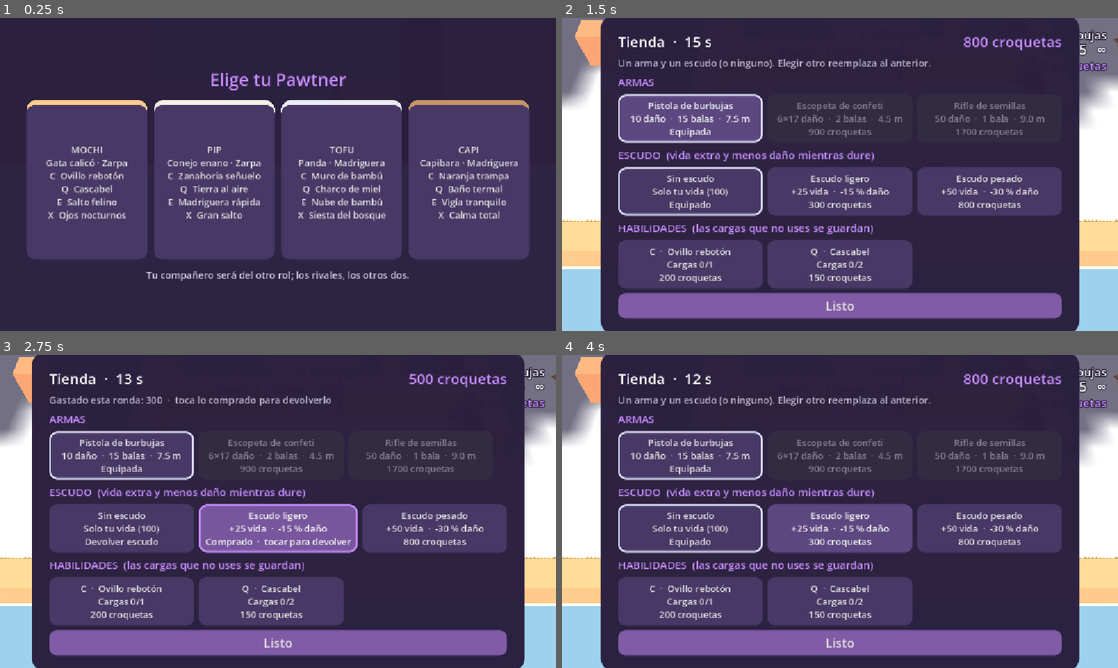
Above: before the commit, frames 1-4 (two rows, left to right).
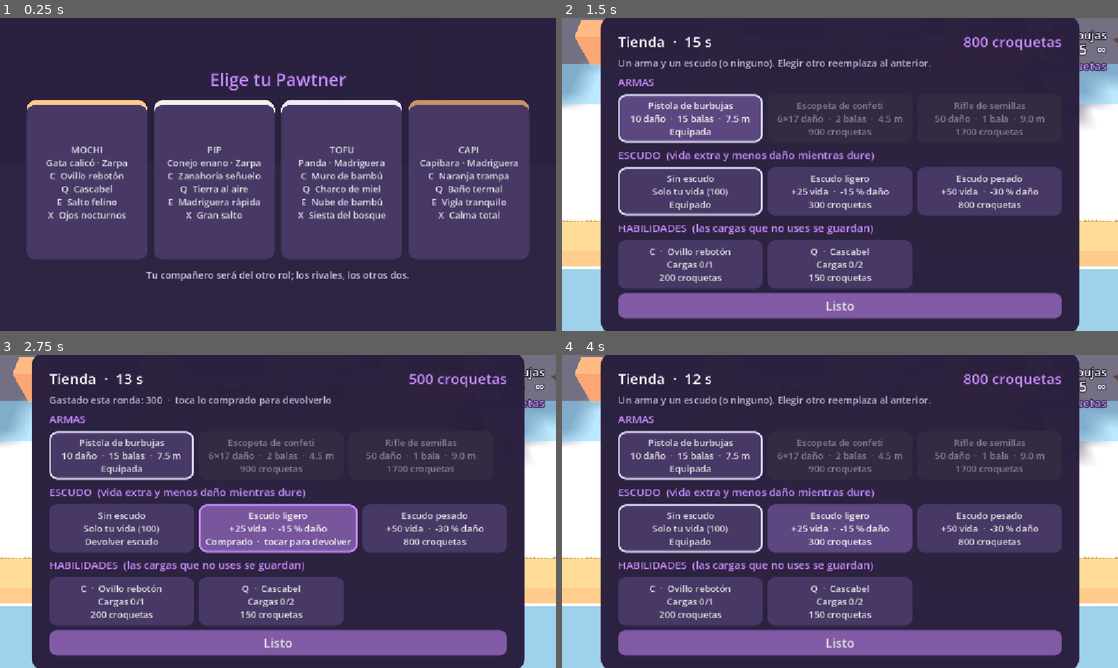
Above: after the commit, the same moments.

Repository: Yhiriend/shooter-1
Game: Godot game, scene res://maps/huerto_lunar.tscn
Same seed, same stepped clock (60 frames per second), same inputs: the game is played once before the commit and once after it.
Inputs:
- Up to frame 1 (0.25 s): no input
- Up to frame 2 (1.5 s): click "MOCHI Gata calicó · Zarpa C O…" at 0.5 s; click "Pistola de burbujas 10 daño ·…" at 1.25 s
- Up to frame 3 (2.75 s): click "Escudo ligero +25 vida · -15 …" at 2 s
- Up to frame 4 (4 s): click "Pistola de burbujas 10 daño ·…" at 2.75 s; click "Escudo ligero +25 vida · -15 …" at 3.5 s

The runs differ from the first frame. In frame 2, 1.7% of the frame differs, in the area x 0-100%, y 14-28%; in frame 3, 1.4%; in frame 4, 1.7%.

Commit message:
Barreras en la fase de compra, E de Mochi con 1 eliminación y nube de Tofu solo para rivales
- Fase de compra: cada equipo se mueve por su zona, cerrada por barreras
  translúcidas (capa BARRIER); sin disparar ni interactuar. Habilidades de
  preparación permitidas, con el objetivo limitado a la zona propia.
- Bots defensores van a su maceta y dejan trampa o vigía durante la compra.
- Salto felino de Mochi: se recupera con cada eliminación.
- Siesta del bosque (X de Tofu): el equipo de Tofu ve a través de la nube.
- Documentación actualizada.

Co-Authored-By: Claude Opus 5.5 <noreply@anthropic.com>

Diff:
--- a/abilities/ability_kit.gd
+++ b/abilities/ability_kit.gd
@@ -9,7 +9,16 @@
 
 const SLOTS: Array[String] = ["C", "Q", "E", "X"]
 ## Mochi recupera su E al conseguir este número de eliminaciones.
-const DASH_RECHARGE_KILLS := 2
+const DASH_RECHARGE_KILLS := 1
+## En la fase de compra no se puede: la definitiva, saltar o excavar por encima de la barrera,
+## ni lanzar cosas que revelan o ciegan al otro lado.
+const SETUP_BLOCKED: Array[AbilityData.Effect] = [
+	AbilityData.Effect.BURROW,
+	AbilityData.Effect.BIG_LEAP,
+	AbilityData.Effect.YARN_REVEAL,
+	AbilityData.Effect.BELL_FLASH,
+	AbilityData.Effect.NIGHT_EYES,
+]
 
 var character: CharacterData
 var charges := {"C": 0, "Q": 0, "E": 0}
@@ -79,6 +88,8 @@
 	var a := ability(slot)
 	if a == null or _pawtner == null or not _pawtner.can_act() or _pawtner.frozen:
 		return false
+	if _pawtner.setup_lock and (slot == "X" or a.effect in SETUP_BLOCKED):
+		return false
 	if slot == "X":
 		return is_ult_ready()
 	# El vigía de Capi se puede recoger aunque no queden cargas.
@@ -93,6 +104,10 @@
 		return false
 	var a := ability(slot)
 	var target := AbilityEffects.clamp_target(_pawtner, aim_point, a.cast_range)
+	var m := MatchManager.current
+	if _pawtner.setup_lock and m:
+		# Lo que se coloca en la compra se queda dentro de tu zona.
+		target = HuertoLunar.current.clamp_to_setup_zone(m.role_of(_pawtner), target)
 	var result := AbilityEffects.cast(_pawtner, a, target)
 	if result == AbilityEffects.CastResult.FAILED:
 		return false
--- a/abilities/data/tofu_big_smoke.tres
+++ b/abilities/data/tofu_big_smoke.tres
@@ -7,7 +7,7 @@
 display_name = "Siesta del bosque"
 aim_mode = 2
 slot = "X"
-description = "Nube de 8 m durante 8 s; los enemigos dentro ven a 1 m."
+description = "Nube de 8 m durante 8 s; los enemigos dentro ven a 1 m. Tu equipo ve a través."
 effect = 11
 ult_cost = 5
 cast_range = 12.0
--- a/abilities/objects/ability_zone.gd
+++ b/abilities/objects/ability_zone.gd
@@ -47,7 +47,11 @@
 			mi.position.y = radius * 0.3
 			_material.albedo_color = Color(0.85, 0.95, 0.85, 0.9) if kind == Kind.SMOKE else Color(0.82, 0.78, 0.95, 0.9)
 			if Perception.current:
-				Perception.current.add_smoke(self, global_position, radius)
+				# La Siesta del bosque solo tapa a los rivales: el equipo de Tofu ve a través.
+				var own := team if kind == Kind.BIG_SMOKE else -1
+				Perception.current.add_smoke(self, global_position, radius, own)
+				if own >= 0 and own == Perception.current.local_team:
+					_material.albedo_color.a = 0.35
 		Kind.HONEY, Kind.HEAL:
 			var disc := CylinderMesh.new()
 			disc.top_radius = radius
--- a/bots/bot_abilities.gd
+++ b/bots/bot_abilities.gd
@@ -7,6 +7,8 @@
 const THINK_INTERVAL := 0.4
 ## Pausa mínima entre dos usos de la misma ranura.
 const SLOT_COOLDOWN := 6.0
+## Lo único que preparan los bots durante la compra.
+const SETUP_EFFECTS: Array[AbilityData.Effect] = [AbilityData.Effect.ORANGE_TRAP, AbilityData.Effect.WATCHER]
 
 var _think_left := 0.0
 var _cooldowns := {}  # slot -> segundos
@@ -26,9 +28,11 @@
 		return
 	_think_left = THINK_INTERVAL
 	var m := MatchManager.current
-	if m == null or not (m.phase in [MatchManager.Phase.ACTION, MatchManager.Phase.PLANTED]):
+	if m == null or not (m.phase in [MatchManager.Phase.ACTION, MatchManager.Phase.PLANTED, MatchManager.Phase.BUY]):
 		return
 	for a in p.kit.character.abilities:
+		if p.setup_lock and not (a.effect in SETUP_EFFECTS):
+			continue
 		if _ready(p, a.slot) and _try(bot, p, a, m):
 			_cooldowns[a.slot] = SLOT_COOLDOWN
 			return  # una habilidad por decisión
--- a/bots/bot_controller.gd
+++ b/bots/bot_controller.gd
@@ -75,6 +75,9 @@
 	_clear_intent()
 	if not _pawtner.is_alive or _map == null or _pawtner.frozen:
 		return
+	if _pawtner.setup_lock:
+		_setup_phase(delta)
+		return
 
 	var enemy := _closest_visible_enemy()
 	if enemy:
@@ -105,6 +108,19 @@
 		State.OBJECTIVE:
 			_pursue_objective(delta)
 	# Las habilidades se deciden al final: pueden ajustar el movimiento (impulsos).
+	_abilities.think(self, _pawtner, delta)
+
+
+## Fase de compra: solo va a su puesto si está dentro de su zona (los defensores, a su maceta)
+## y prepara trampas o vigías. No combate ni investiga ruidos.
+func _setup_phase(delta: float) -> void:
+	var m := MatchManager.current
+	if m and m.in_setup_zone(_pawtner, _goal):
+		match state:
+			State.ADVANCE:
+				_follow_path(delta)
+			State.HOLD:
+				_hold_left = maxf(_hold_left, 1.0)  # quedarse en el puesto hasta que empiece la acción
 	_abilities.think(self, _pawtner, delta)
 
 
@@ -328,7 +344,7 @@
 
 
 func _on_noise_heard(team: int, pos: Vector3, _source: Pawtner) -> void:
-	if team != _pawtner.team or not _pawtner.is_alive:
+	if team != _pawtner.team or not _pawtner.is_alive or _pawtner.setup_lock:
 		return
 	# Combate y objetivo urgente (sembrar, arrancar, rescatar) van antes que un ruido.
 	if state in [State.COMBAT, State.OBJECTIVE]:
--- a/core/layers.gd
+++ b/core/layers.gd
@@ -8,3 +8,7 @@
 const VISION_BLOCKER := 2
 ## Capa 3: cuerpos de los Pawtners.
 const PAWTNER := 4
+## Capa 4: barreras de la fase de compra (solo frenan a los Pawtners; no balas ni visión).
+const BARRIER := 8
+## Con qué chocan los Pawtners al moverse.
+const PAWTNER_MASK := WORLD | PAWTNER | BARRIER
--- a/core/match_manager.gd
+++ b/core/match_manager.gd
@@ -233,7 +233,7 @@
 				p.clear_armor()
 				p.equip(Economy.PISTOL)
 			p.aim_point = p.global_position + Vector3(0.0, 0.0, -3.0 if role == 0 else 3.0)
-			p.frozen = true
+			p.frozen = false
 			var bot := p.get_node_or_null("BotController") as BotController
 			if bot:
 				bot.reset_for_round(_bot_zones(p, i))
@@ -266,9 +266,13 @@
 func _set_phase(new_phase: Phase, duration: float) -> void:
 	phase = new_phase
 	time_left = duration
-	var freeze := new_phase in [Phase.BUY, Phase.ROUND_END, Phase.MATCH_END]
+	# En la compra todos se mueven dentro de su zona (barreras), sin disparar ni interactuar.
+	var freeze := new_phase in [Phase.ROUND_END, Phase.MATCH_END]
+	var setup := new_phase == Phase.BUY
 	for p in pawtners:
 		p.frozen = freeze
+		p.setup_lock = setup
+	_map.set_barriers_active(setup)
 
 
 func _physics_process(delta: float) -> void:
@@ -357,7 +361,7 @@
 # --- Interacciones: sembrar, arrancar, rescatar ---
 
 func _available_interaction(p: Pawtner) -> String:
-	if not p.is_alive or p.frozen:
+	if not p.is_alive or p.frozen or p.setup_lock:
 		return ""
 	if not rescue_used[p.team] and _plush_in_reach(p) != null:
 		return ACTION_RESCUE
@@ -562,6 +566,16 @@
 	return phase == Phase.BUY
 
 
+## Rol del Pawtner para las zonas del mapa: 0 = atacante, 1 = defensor.
+func role_of(p: Pawtner) -> int:
+	return 0 if is_attacker(p) else 1
+
+
+## ¿`pos` está en la zona de preparación del equipo de `p`?
+func in_setup_zone(p: Pawtner, pos: Vector3) -> bool:
+	return _map.in_setup_zone(role_of(p), pos)
+
+
 ## Regla simple de compra para bots: arma + escudo ligero si alcanza; si no, ahorra (eco).
 func _bot_buy(p: Pawtner) -> void:
 	if p.weapon.data == Economy.PISTOL:
--- a/core/perception.gd
+++ b/core/perception.gd
@@ -109,8 +109,9 @@
 	forced[target] = maxf(forced.get(target, 0.0), seconds)
 
 
-func add_smoke(node: Node, center: Vector3, radius: float) -> void:
-	_smokes.append({"node": node, "center": center, "radius": radius})
+## `see_through_team`: equipo que ve a través de la nube (-1 = nadie; la de la X de Tofu, su equipo).
+func add_smoke(node: Node, center: Vector3, radius: float, see_through_team := -1) -> void:
+	_smokes.append({"node": node, "center": center, "radius": radius, "team": see_through_team})
 
 
 func remove_smoke(node: Node) -> void:
@@ -136,8 +137,9 @@
 
 
 ## ¿Hay línea de vista entre dos puntos? (coberturas altas, muros y nubes la cortan)
-func line_clear(from: Vector3, to: Vector3) -> bool:
-	return _line_clear(from, to)
+## `team`: quien mira (las nubes de su propia definitiva no le tapan); -1 = cualquiera.
+func line_clear(from: Vector3, to: Vector3, team := -1) -> bool:
+	return _line_clear(from, to, team)
 
 
 func is_point_visible_to_local(point: Vector3) -> bool:
@@ -204,7 +206,7 @@
 					continue
 				if member.global_position.distance_to(enemy.global_position) > _member_vision_radius(member):
 					continue
-				if _line_clear(member.eye_position(), enemy.eye_position()):
+				if _line_clear(member.eye_position(), enemy.eye_position(), team):
 					seen[enemy] = true
 					break
 			if not seen.has(enemy) and _watchers_see(team, enemy.eye_position()):
@@ -242,7 +244,7 @@
 			if eye.distance_to(point) > radius or not _in_cone(eye, point, dir, half_angle):
 				continue
 			# Las celdas de cobertura alta se marcan visibles: el rayo chocaría con ellas mismas.
-			if _map.is_cell_vision_blocker(cell) or _line_clear(eye, point):
+			if _map.is_cell_vision_blocker(cell) or _line_clear(eye, point, local_team):
 				_fog_target[idx] = 1.0
 
 
@@ -261,13 +263,13 @@
 		var node: Node3D = w["node"]
 		var from := node.global_position
 		if from.distance_to(point) <= w["radius"] and _in_cone(from, point, w["dir"], w["half_angle"]) \
-				and _line_clear(from, point):
+				and _line_clear(from, point, team):
 			return true
 	return false
 
 
-func _line_clear(from: Vector3, to: Vector3) -> bool:
-	if _blocked_by_smoke(from, to):
+func _line_clear(from: Vector3, to: Vector3, team := -1) -> bool:
+	if _blocked_by_smoke(from, to, team):
 		return false
 	var query := PhysicsRayQueryParameters3D.create(from, to, Layers.VISION_BLOCKER)
 	return get_world_3d().direct_space_state.intersect_ray(query).is_empty()
@@ -275,7 +277,7 @@
 
 ## Una nube corta la línea si el segmento (en el suelo) pasa por su círculo.
 ## Dentro de una nube solo se ve lo que está a menos de 1 m.
-func _blocked_by_smoke(from: Vector3, to: Vector3) -> bool:
+func _blocked_by_smoke(from: Vector3, to: Vector3, team := -1) -> bool:
 	if _smokes.is_empty():
 		return false
 	var a := Vector2(from.x, from.z)
@@ -283,6 +285,8 @@
 	if a.distance_to(b) <= BLIND_RADIUS:
 		return false
 	for s in _smokes:
+		if team >= 0 and s["team"] == team:
+			continue
 		var c3: Vector3 = s["center"]
 		var c := Vector2(c3.x, c3.z)
 		var r: float = s["radius"]
--- a/maps/huerto_lunar.gd
+++ b/maps/huerto_lunar.gd
@@ -29,6 +29,14 @@
 const COLOR_MID := Color(0.75, 0.9, 0.8)
 const COLOR_DEF := Color(0.55, 0.88, 0.78)
 const COLOR_ATK := Color(1.0, 0.62, 0.55)
+const COLOR_BARRIER := Color(0.55, 0.85, 1.0, 0.35)
+
+## Barreras de la fase de compra (como en los tácticos: cada equipo prepara su lado).
+## Los defensores se mueven por las filas < DEF_BARRIER_ROW (llegan a ambas macetas);
+## los atacantes, por las filas >= ATK_BARRIER_ROW. Lo de en medio es tierra de nadie.
+const DEF_BARRIER_ROW := 13
+const ATK_BARRIER_ROW := 21
+const BARRIER_HEIGHT := 2.0
 
 const LAYOUT: Array[String] = [
 	"WWWWWWWWWWWWWWWWWWWWWWWWWWWWWWWWWWWWWWWW",
@@ -69,6 +77,7 @@
 var zone_centers := {}
 
 var _astar := AStarGrid2D.new()
+var _barriers: Array[StaticBody3D] = []
 
 
 func _enter_tree() -> void:
@@ -127,6 +136,30 @@
 func spawn_point(role: int, index: int) -> Vector3:
 	var center := zone_center("a" if role == 0 else "d")
 	return center + Vector3((index - 0.5) * 3.0, 0.0, 0.0)
+
+
+## ¿`pos` está dentro de la zona de preparación del rol (0 = atacantes, 1 = defensores)?
+func in_setup_zone(role: int, pos: Vector3) -> bool:
+	var row := world_to_cell(pos).y
+	return row >= ATK_BARRIER_ROW if role == 0 else row < DEF_BARRIER_ROW
+
+
+## Lleva `pos` al borde de la zona de preparación del rol si se sale.
+func clamp_to_setup_zone(role: int, pos: Vector3) -> Vector3:
+	var edge := (ATK_BARRIER_ROW if role == 0 else DEF_BARRIER_ROW) - rows * 0.5
+	var margin := 0.3
+	if role == 0:
+		pos.z = maxf(pos.z, edge * CELL + margin)
+	else:
+		pos.z = minf(pos.z, edge * CELL - margin)
+	return pos
+
+
+## Activa o quita las barreras de la fase de compra.
+func set_barriers_active(active: bool) -> void:
+	for b in _barriers:
+		b.collision_layer = Layers.BARRIER if active else 0
+		b.visible = active
 
 
 ## Camino por la cuadrícula (A*) entre dos puntos del mundo, como puntos en el suelo.
@@ -236,6 +269,37 @@
 				zone_centers[ch] = _average(list)
 			_:
 				push_warning("Huerto Lunar: carácter desconocido '%s'" % ch)
+	_add_barrier(DEF_BARRIER_ROW)
+	_add_barrier(ATK_BARRIER_ROW)
+
+
+## Pared translúcida en el borde superior de la fila `row`, de valla a valla.
+func _add_barrier(row: int) -> void:
+	var size := Vector3((cols - 2) * CELL, BARRIER_HEIGHT, 0.15)
+	var body := StaticBody3D.new()
+	body.name = "Barrier_%d" % row
+	body.collision_layer = Layers.BARRIER
+	body.collision_mask = 0
+	body.position = Vector3(0.0, BARRIER_HEIGHT * 0.5, (row - rows * 0.5) * CELL)
+	var shape := BoxShape3D.new()
+	shape.size = size
+	var col := CollisionShape3D.new()
+	col.shape = shape
+	body.add_child(col)
+	var mesh := BoxMesh.new()
+	mesh.size = size
+	var mi := MeshInstance3D.new()
+	mi.mesh = mesh
+	mi.cast_shadow = GeometryInstance3D.SHADOW_CASTING_SETTING_OFF
+	var mat := StandardMaterial3D.new()
+	mat.shading_mode = BaseMaterial3D.SHADING_MODE_UNSHADED
+	mat.transparency = BaseMaterial3D.TRANSPARENCY_ALPHA
+	mat.cull_mode = BaseMaterial3D.CULL_DISABLED
+	mat.albedo_color = COLOR_BARRIER
+	mi.material_override = mat
+	body.add_child(mi)
+	add_child(body)
+	_barriers.append(body)
 
 
 func _add_ground() -> void:
--- a/pawtners/pawtner.gd
+++ b/pawtners/pawtner.gd
@@ -71,6 +71,8 @@
 var kit: AbilityKit
 ## Congelado: no se mueve ni dispara (fase de compra y fin de ronda).
 var frozen := false
+## Fase de compra: puede moverse y preparar el terreno, pero no disparar ni interactuar.
+var setup_lock := false
 var carrying_seed := false
 ## Interacción disponible ahora ("Sembrar", "Arrancar", "Rescatar" o ""). La escribe MatchManager.
 var available_interaction := ""
@@ -112,7 +114,7 @@
 
 func _ready() -> void:
 	collision_layer = Layers.PAWTNER
-	collision_mask = Layers.WORLD | Layers.PAWTNER
+	collision_mask = Layers.PAWTNER_MASK
 	health = max_health
 	shield = start_shield
 	weapon = Weapon.new()
@@ -270,7 +272,7 @@
 	_motion = Motion.NONE
 	_motion_on_end = Callable()
 	velocity = Vector3.ZERO
-	collision_mask = Layers.WORLD | Layers.PAWTNER
+	collision_mask = Layers.PAWTNER_MASK
 	_visual.position.y = 0.0
 	_refresh_visual()
 	if on_end.is_valid():
@@ -373,7 +375,7 @@
 	shield = start_shield
 	is_alive = true
 	collision_layer = Layers.PAWTNER
-	collision_mask = Layers.WORLD | Layers.PAWTNER
+	collision_mask = Layers.PAWTNER_MASK
 	_collision.set_deferred("disabled", false)
 	weapon.refill()
 	_protection_left = RESPAWN_PROTECTION if protect else 0.0
@@ -420,7 +422,7 @@
 	if _motion != Motion.NONE:
 		_motion = Motion.NONE
 		_motion_on_end = Callable()
-		collision_mask = Layers.WORLD | Layers.PAWTNER
+		collision_mask = Layers.PAWTNER_MASK
 		_visual.position.y = 0.0
 
 
--- a/weapons/weapon.gd
+++ b/weapons/weapon.gd
@@ -82,7 +82,7 @@
 		return
 
 	var o := _owner_pawtner
-	if not o.can_act() or not o.wants_shoot or o.frozen or o.is_interacting or _cooldown > 0.0:
+	if not o.can_act() or not o.wants_shoot or o.frozen or o.setup_lock or o.is_interacting or _cooldown > 0.0:
 		return
 	if ammo <= 0:
 		start_reload()
Not shown, changed: docs/GDD.md
Not shown, changed: docs/pawtners.md
